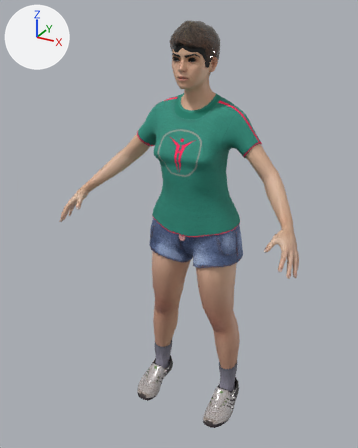
One commit to the glTF model public/models/Skater1B/Skater1B.gltf: the scene before it, then after it.
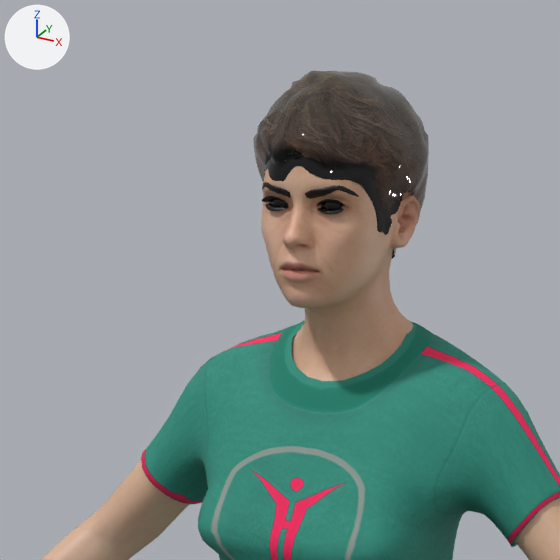
Each version appears first whole from a camera (50 mm lens) standing at (0.89, -1.6, 1.514) and looking at (-0.04, 0.091, 0.669), and next in a close-up on the part from 27% to 72% of the width and 0% to 36% of the height. Every picture has the same lights, and +X, +Y and +Z are marked at upper left.

Before the edit, the objects in view are built like this:
```python
mat_skater1_b_short02_short02 = principled_material('Skater1_b:Short02:Short02')
mat_skater1_b_short02_short02.texture = img_short02_diffuse
mat_skater1_b_short02_short02.roughness = 0.04
me_skater1_b_female_casualsuit02 = bpy.data.meshes.new('Skater1_b:Female_casualsuit02')
me_skater1_b_female_casualsuit02.from_pydata(...)  # 2876 vertices, 5488 faces; spans x -0.275..0.271, y 0.011..0.305, z 0.468..1.201
me_skater1_b_female_casualsuit02.materials.append(mat_skater1_b_female_casualsuit02_female_casualsuit02)
me_skater1_b_high_poly = bpy.data.meshes.new('Skater1_b:High-poly')
me_skater1_b_high_poly.from_pydata(...)  # 1064 vertices, 2040 faces; spans x -0.0463..0.0463, y 0.0528..0.0769, z 1.3237..1.3552
me_skater1_b_high_poly.materials.append(mat_skater1_b_high_poly_eye_brown)  # picture img_brown_eye
me_skater1_b_short02 = bpy.data.meshes.new('Skater1_b:Short02')
me_skater1_b_short02.from_pydata(...)  # 1755 vertices, 3344 faces; spans x -0.092..0.086, y 0.031..0.249, z 1.258..1.466
me_skater1_b_short02.materials.append(mat_skater1_b_short02_short02)  # picture img_short02_diffuse
ob_skater1_b_female_casualsuit02 = bpy.data.objects.new('Skater1_b:Female_casualsuit02', me_skater1_b_female_casualsuit02)
ob_skater1_b_female_casualsuit02.location = (0.0, 0.0, 0.0)
ob_skater1_b_high_poly = bpy.data.objects.new('Skater1_b:High-poly', me_skater1_b_high_poly)
ob_skater1_b_high_poly.location = (0.0, 0.0, 0.0)
ob_skater1_b_short02 = bpy.data.objects.new('Skater1_b:Short02', me_skater1_b_short02)
ob_skater1_b_short02.location = (0.0, 0.0, 0.0)
# also in view: 'Skater1_b:Female_generic' at (0.0, 0.058, 0.622)
```
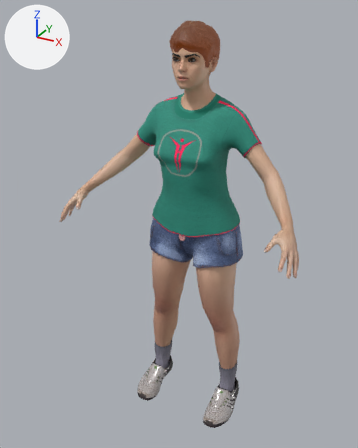
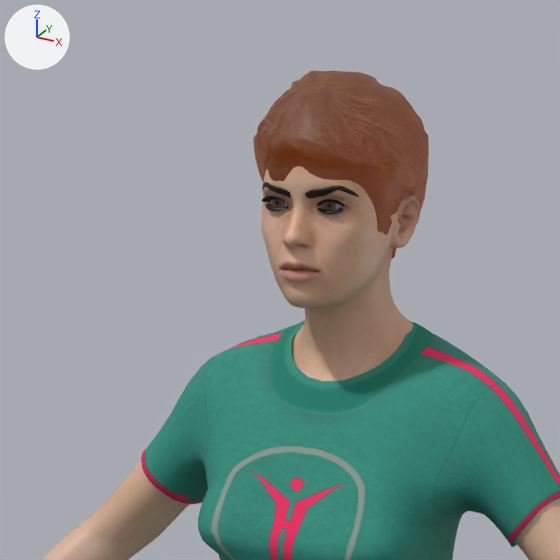
The newer file is also turned or shifted as a whole; pictures and numbers use the older file's frame.

The change in detail:
Picture 'brownlight_eye' (img_brownlight_eye) is new.
In material 'Skater1_b:Short02:Short02' (mat_skater1_b_short02_short02), roughness goes from 0.04 to 0.571.
In material 'Skater1_b:Short02:Short02' (mat_skater1_b_short02_short02), emission_strength is now set to 1.0.
In material 'Skater1_b:Short02:Short02' (mat_skater1_b_short02_short02), emission_color is now set to (0.113, 0.0214, 0.0), brown #5e2800.
Material 'Skater1_b:Low-poly:Eye_brownlight' (mat_skater1_b_low_poly_eye_brownlight) is new.
Its texture is img_brownlight_eye.
Its roughness is 0.0.
Mesh me_skater1_b_low_poly is new.
It has 96 vertices, 172 faces and spans x -0.0469..0.0438, y 0.0188..0.0416, z 1.2857..1.3152.
It uses material mat_skater1_b_low_poly_eye_brownlight (picture img_brownlight_eye).
Object 'Skater1_b:High-poly' (ob_skater1_b_high_poly) is deleted.
Object 'Skater1_b:Low-poly' (ob_skater1_b_low_poly) is new; it shows me_skater1_b_low_poly.
Its location is (0.002, 0.035, 0.039).

Location of each change, [x1, y1, x2, y2] in pixels of the close-ups (560 x 560 px):
'Skater1_b:Short02', surface changed, recoloured
    both: [253, 71, 429, 258]
'Skater1_b:High-poly', deleted
    before: [270, 199, 342, 210]
'Skater1_b:Low-poly', added
    after: [270, 199, 342, 210]
